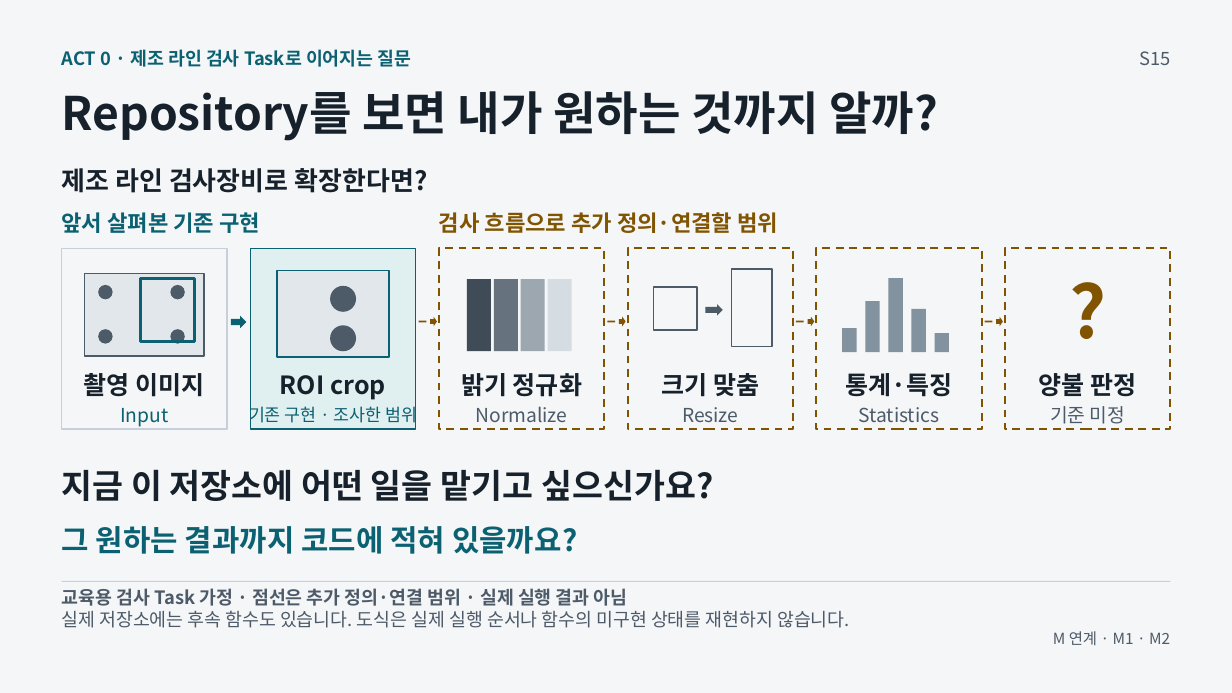
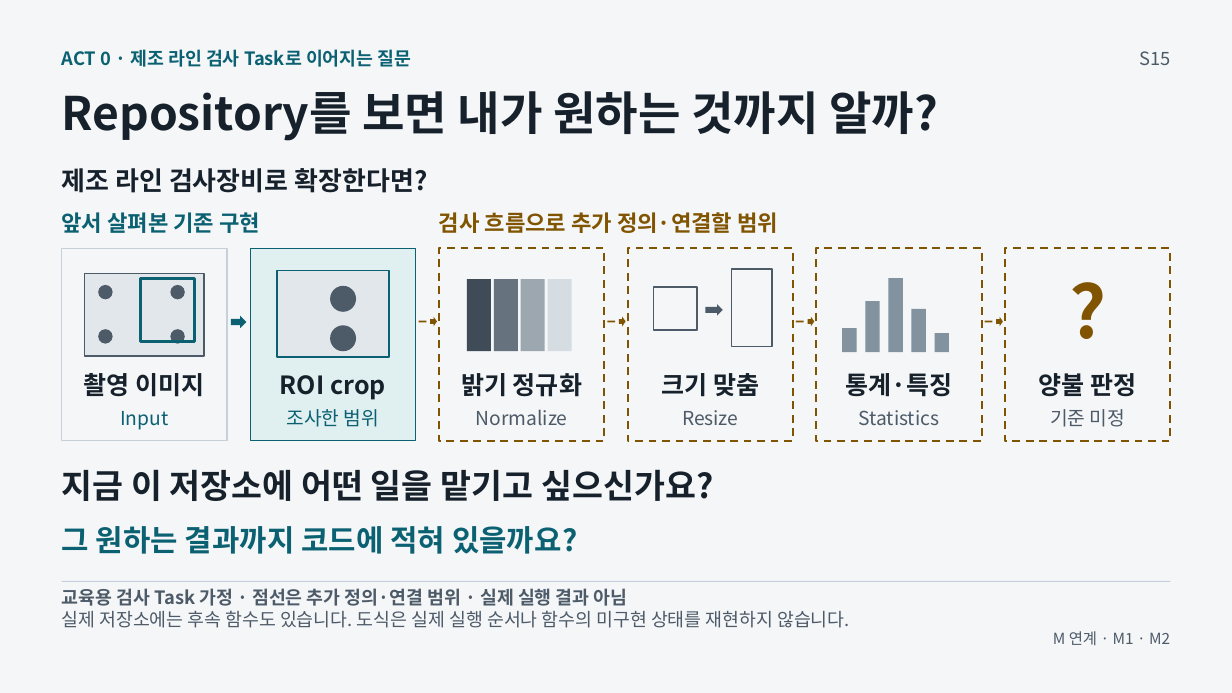
Before and after one commit to GideokKim/ai-dev-training, a slide deck: slide 15 of production/AI_Dev_Training_Full.pptx. Drawn at 1232x693 pixels with LibreOffice and Linux fonts; fonts in the diff are those of the drawing. Boxes give left, top, right and bottom in pixels: in the first picture for what was removed or moved away, otherwise in the second. Text is boxed around its words. In the diff, an @@ line names an element or a change of style, - is before the commit and + after.

```diff
--- a/production/AI_Dev_Training_Full.pptx
+++ b/production/AI_Dev_Training_Full.pptx
@@ rectangle: place and size @@
-rectangle at bbox=[62, 249, 227, 430]
+rectangle at bbox=[62, 249, 227, 441]
@@ rectangle: place and size @@
-rectangle at bbox=[250, 249, 416, 430]
+rectangle at bbox=[250, 249, 416, 441]
@@ rectangle: place and size @@
-rectangle at bbox=[439, 249, 604, 430]
+rectangle at bbox=[439, 249, 604, 441]
@@ rectangle: place and size @@
-rectangle at bbox=[628, 249, 793, 430]
+rectangle at bbox=[628, 249, 793, 441]
@@ rectangle: place and size @@
-rectangle at bbox=[816, 249, 982, 430]
+rectangle at bbox=[816, 249, 982, 441]
@@ rectangle: place and size @@
-rectangle at bbox=[1006, 249, 1171, 430]
+rectangle at bbox=[1006, 249, 1171, 441]
@@ text at bbox=[287, 409, 379, 427]: text changed; size 13.5 to 15 pt @@
-기존 구현 · 조사한 범위
+조사한 범위
```
Also in this commit, not shown: 12 other files.
